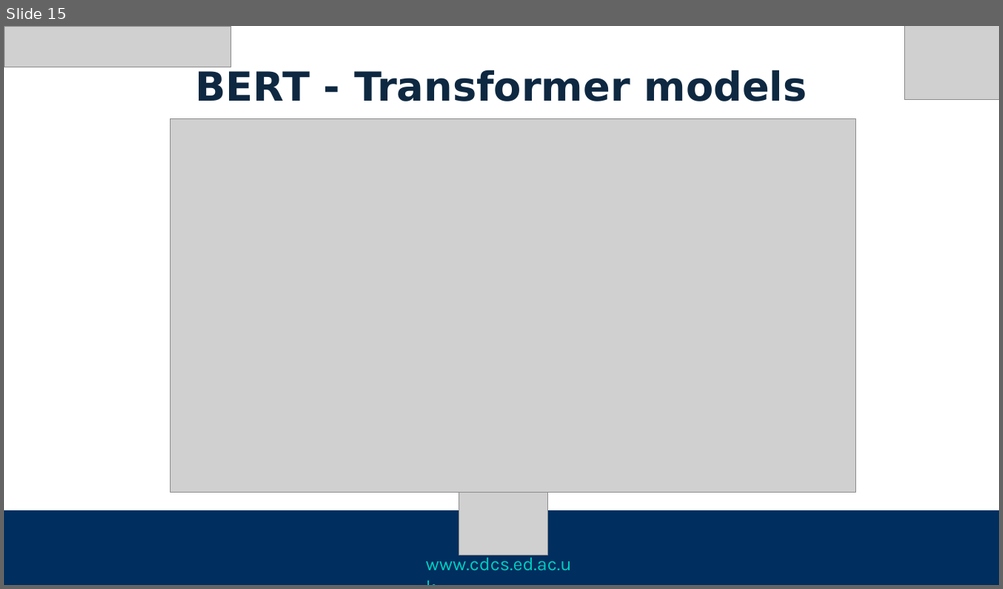
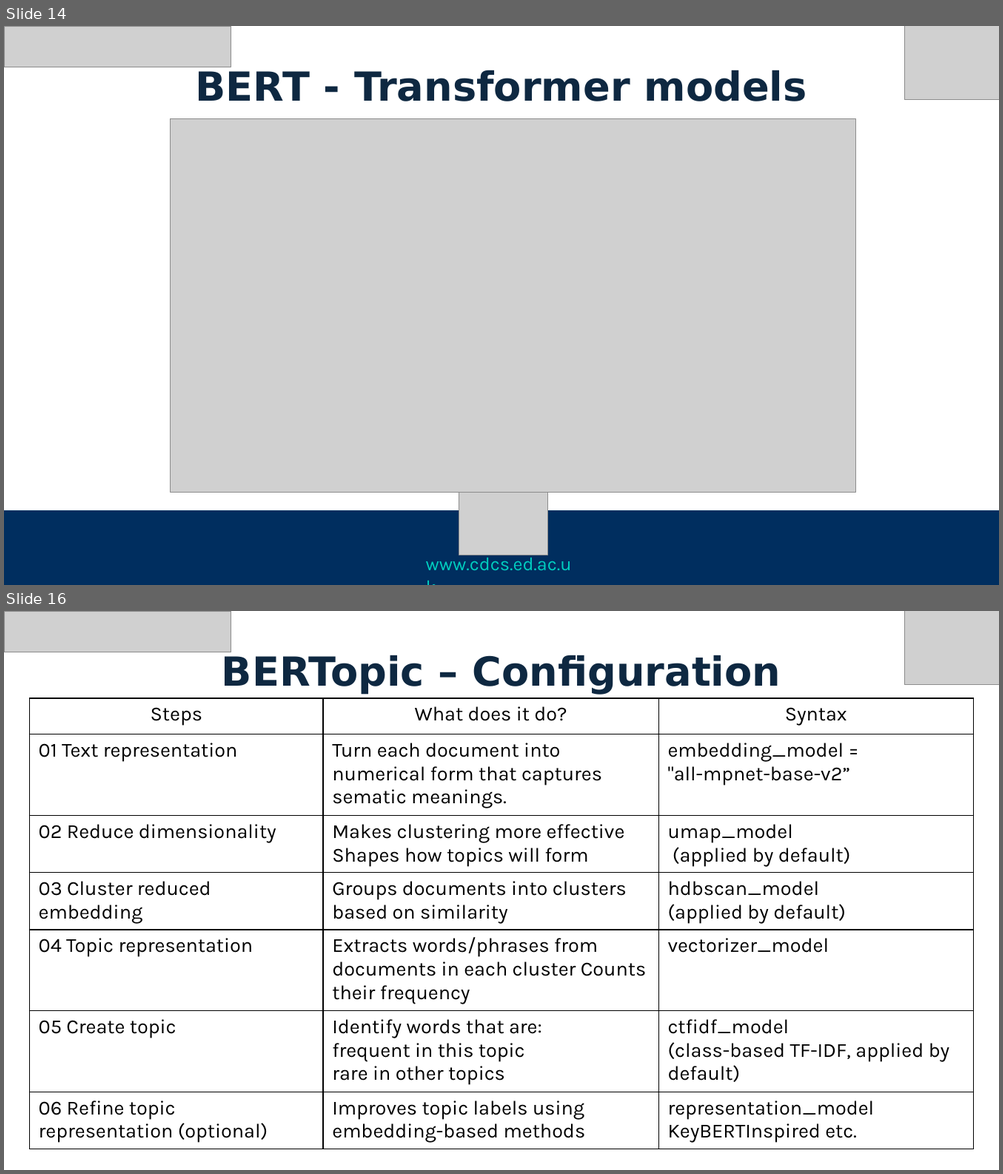
Before and after one commit to DCS-training/TopicModellingBert, a slide deck: Slides/TopicModelingBERT_W1_JL.pptx. Shown one above the other, each under a label of ours: slide 15 before the commit, slides 14 and 16 after it; the slides between them are not shown. The pictures are 1003x589 and 1003x1174 pixels, drawn with LibreOffice and Linux fonts; fonts in the diff are those of the drawing; grey boxes stand for pictures. Boxes give left, top, right and bottom in pixels: in the first picture for what was removed or moved away, otherwise in the second. Text is boxed around its words. In the diff, an @@ line names an element or a change of style, - is before the commit and + after.

```diff
--- a/Slides/TopicModelingBERT_W1_JL.pptx
+++ b/Slides/TopicModelingBERT_W1_JL.pptx
@@ slide 16 added at (4, 611, 999, 1170), background #FFFFFF @@
@@ picture added at (4, 611, 230, 652) @@
@@ picture added at (905, 611, 999, 685) @@
@@ text added at (222, 655, 780, 694), 32 pt, text #0E2841, bold @@
+BERTopic – Configuration
@@ table added at (29, 698, 973, 1150), 7 rows, 3 columns @@
+Steps | What does it do? | Syntax
+01 Text representation | Turn each document into numerical form that captures sematic meanings. | embedding_model = / "all-mpnet-base-v2”
+02 Reduce dimensionality | Makes clustering more effective Shapes how topics will form | umap_model / (applied by default)
+03 Cluster reduced embedding | Groups documents into clusters based on similarity | hdbscan_model / (applied by default)
+04 Topic representation | Extracts words/phrases from documents in each cluster Counts their frequency | vectorizer_model
+05 Create topic | Identify words that are: / frequent in this topic / rare in other topics | ctfidf_model / (class-based TF-IDF, applied by default)
+06 Refine topic representation (optional) | Improves topic labels using embedding-based methods | representation_model / KeyBERTInspired etc.
@@ what was slide 15 is now slide 14 @@
```
Also in this commit, not shown: 10 slides changed, 7 other slides added, 1 slide removed, 2 other files.
